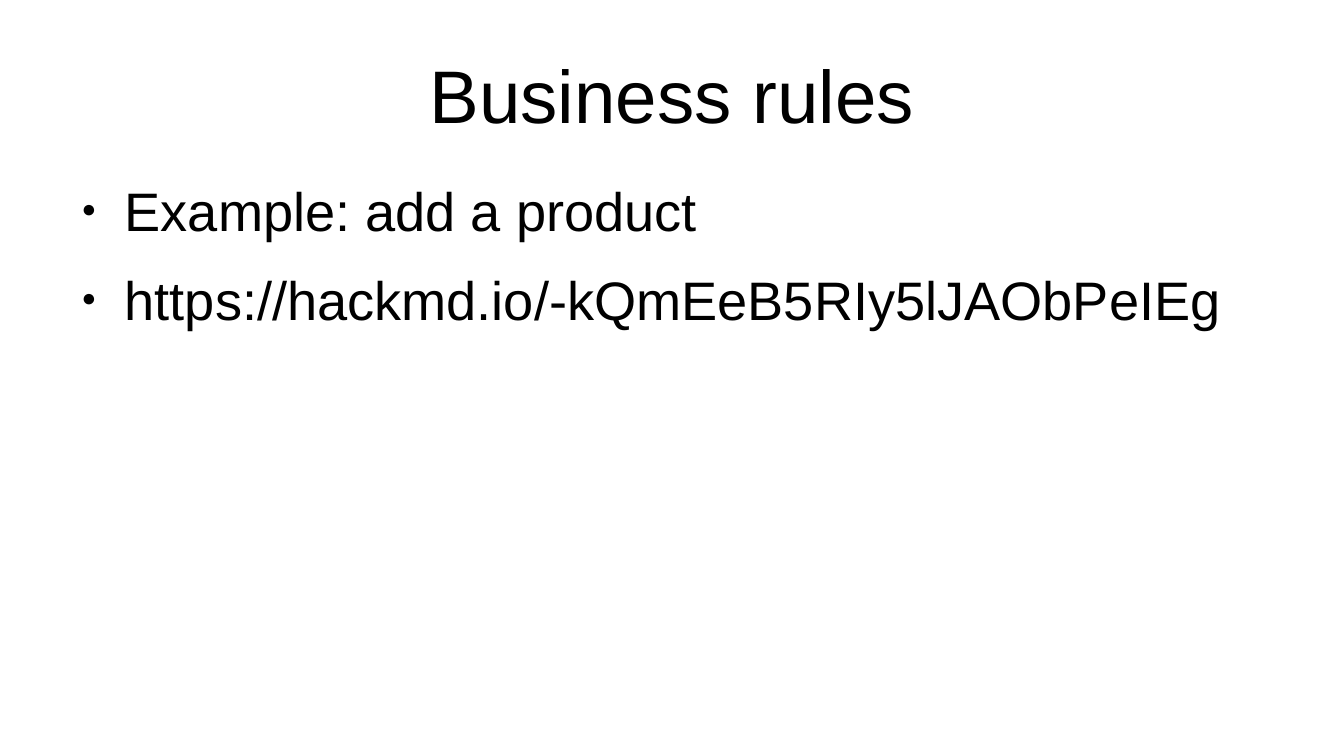
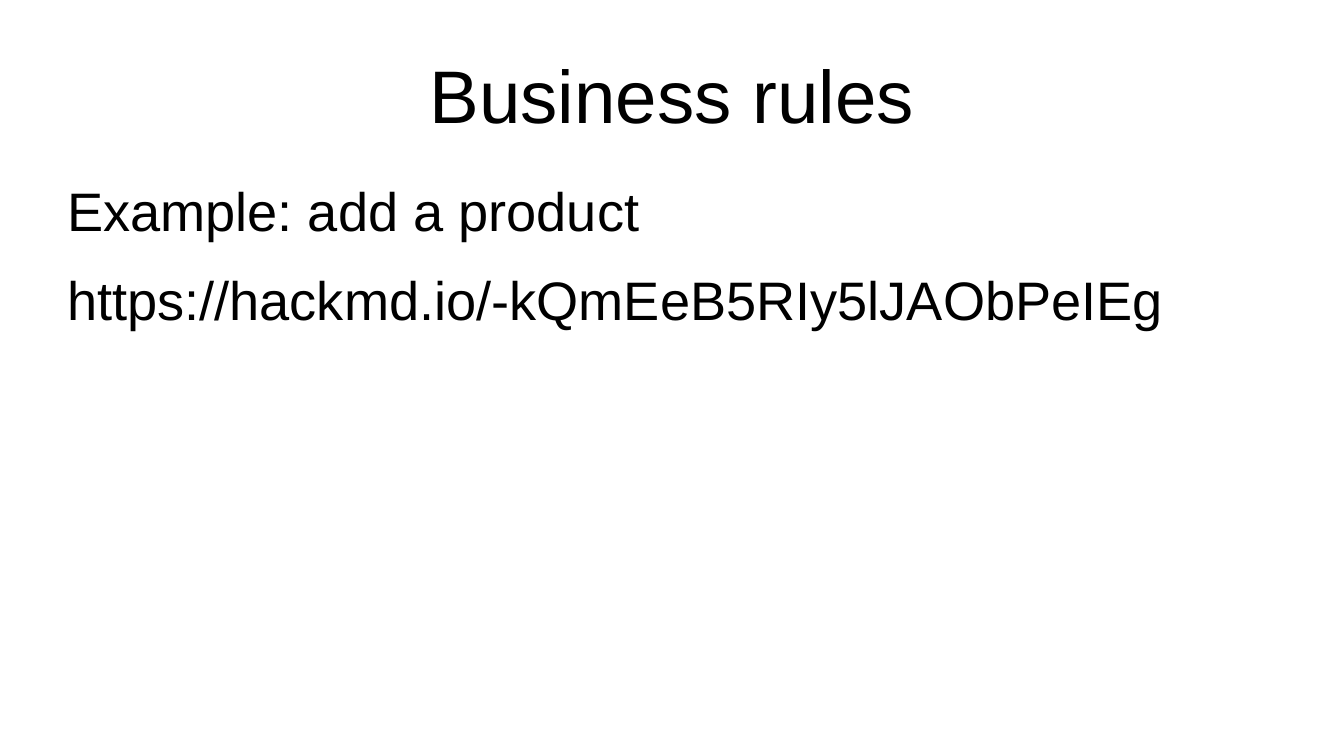
Before and after one commit to EmmaBroudic/Projet-Nooky, a slide deck: slide 16 of Pres.odp. Drawn at 1344x756 pixels with LibreOffice and Linux fonts; fonts in the diff are those of the drawing. Boxes give left, top, right and bottom in pixels: in the first picture for what was removed or moved away, otherwise in the second. Text is boxed around its words. In the diff, an @@ line names an element or a change of style, - is before the commit and + after.

```diff
--- a/Pres.odp
+++ b/Pres.odp
@@ text "Example: add a product" at (x1=67, y1=191, x2=1163, y2=329): bullet ● to none @@
```
Also in this commit, not shown: 4 other slides changed, 1 slide added, 1 other file.
